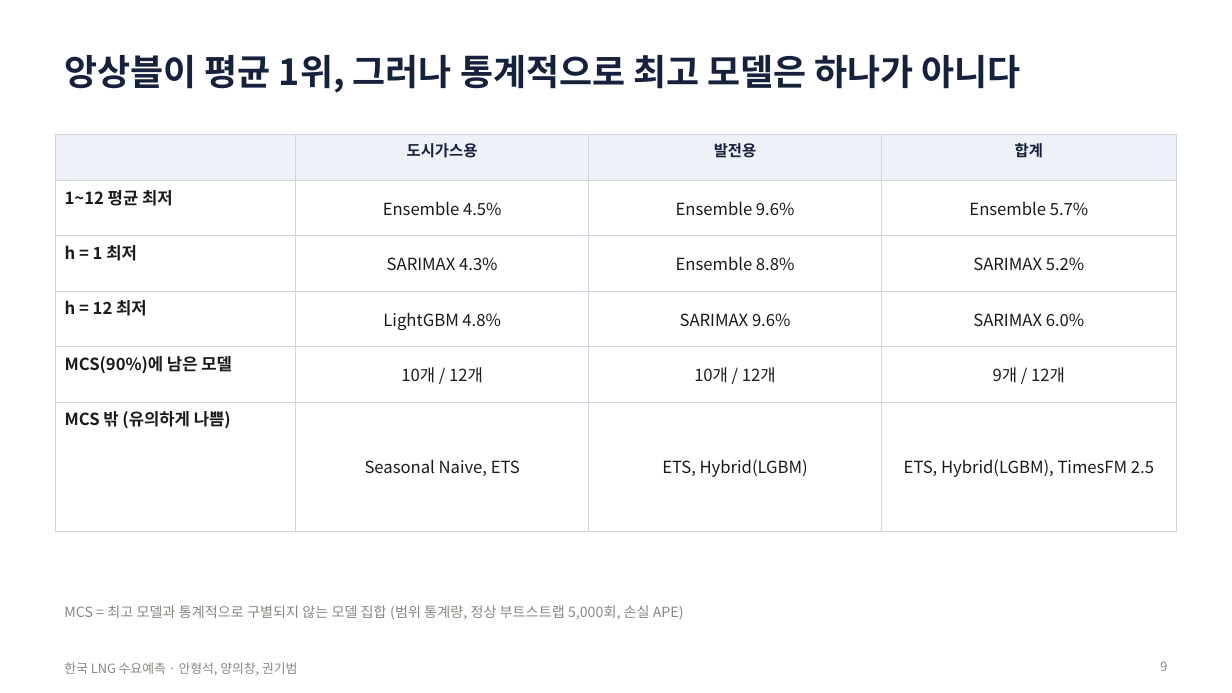
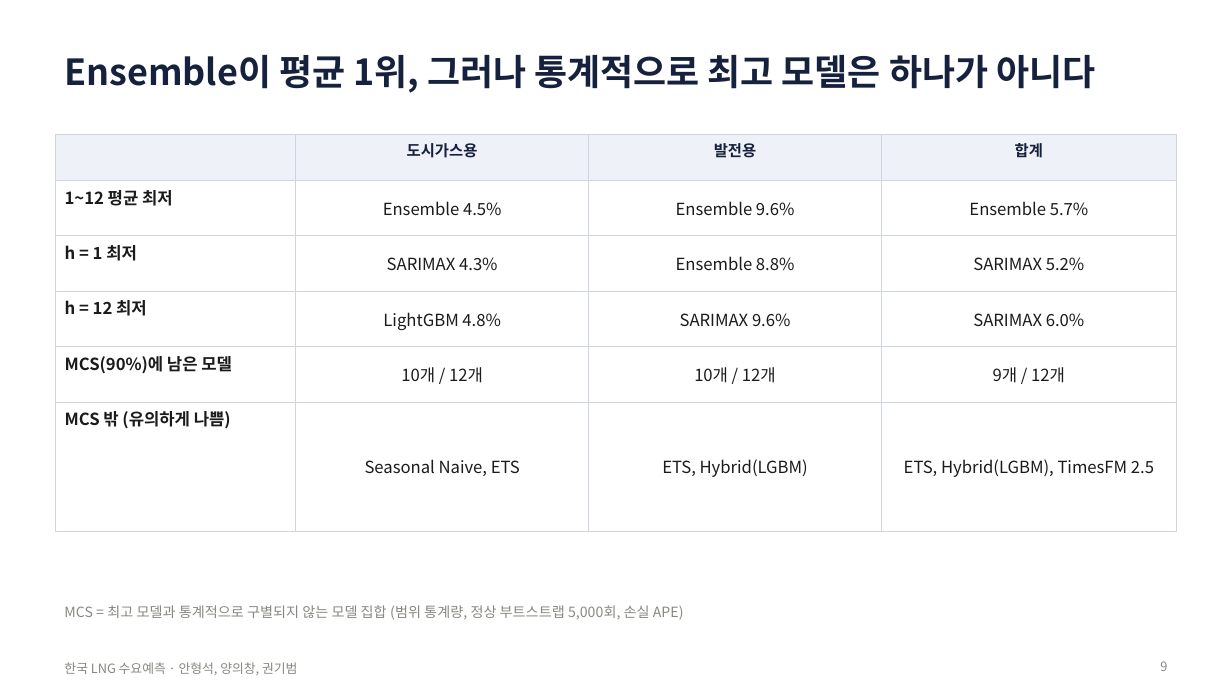
Before and after one commit to seoki0804/LNG_D_F, a slide deck: slide 9 of korea/report/한국_LNG_수요예측_발표.pptx. Drawn at 1232x693 pixels with LibreOffice and Linux fonts; fonts in the diff are those of the drawing. Boxes give left, top, right and bottom in pixels: in the first picture for what was removed or moved away, otherwise in the second. Text is boxed around its words. In the diff, an @@ line names an element or a change of style, - is before the commit and + after.

```diff
--- a/korea/report/한국_LNG_수요예측_발표.pptx
+++ b/korea/report/한국_LNG_수요예측_발표.pptx
@@ title at (65,55,1095,93): text changed @@
-앙상블이 평균 1위, 그러나 통계적으로 최고 모델은 하나가 아니다
+Ensemble이 평균 1위, 그러나 통계적으로 최고 모델은 하나가 아니다
```
Also in this commit, not shown: 4 other slides changed, 23 other files.
